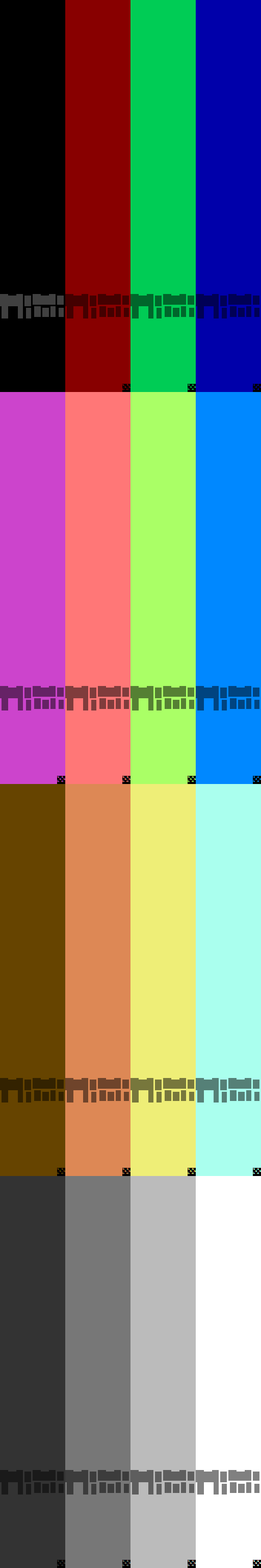
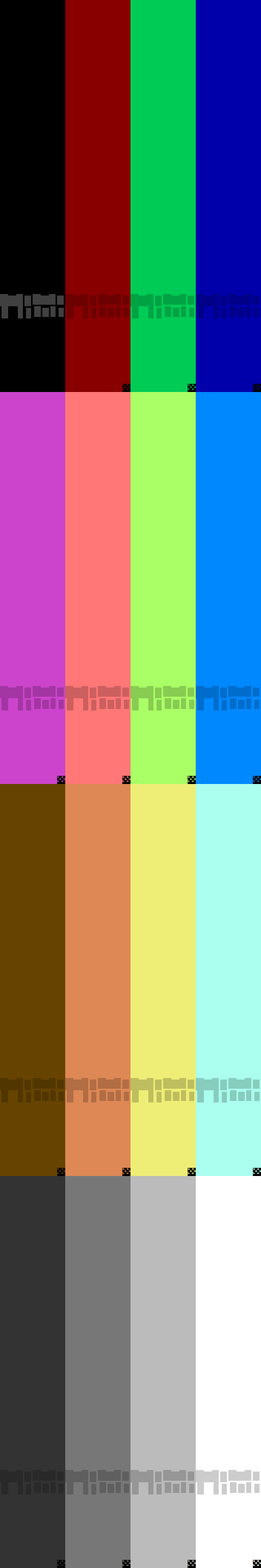
Revision of a layered 261 × 1568 image; what changed, layer by layer:
painted on "Beillesztett réteg" over [0, 294, 261, 1565]
